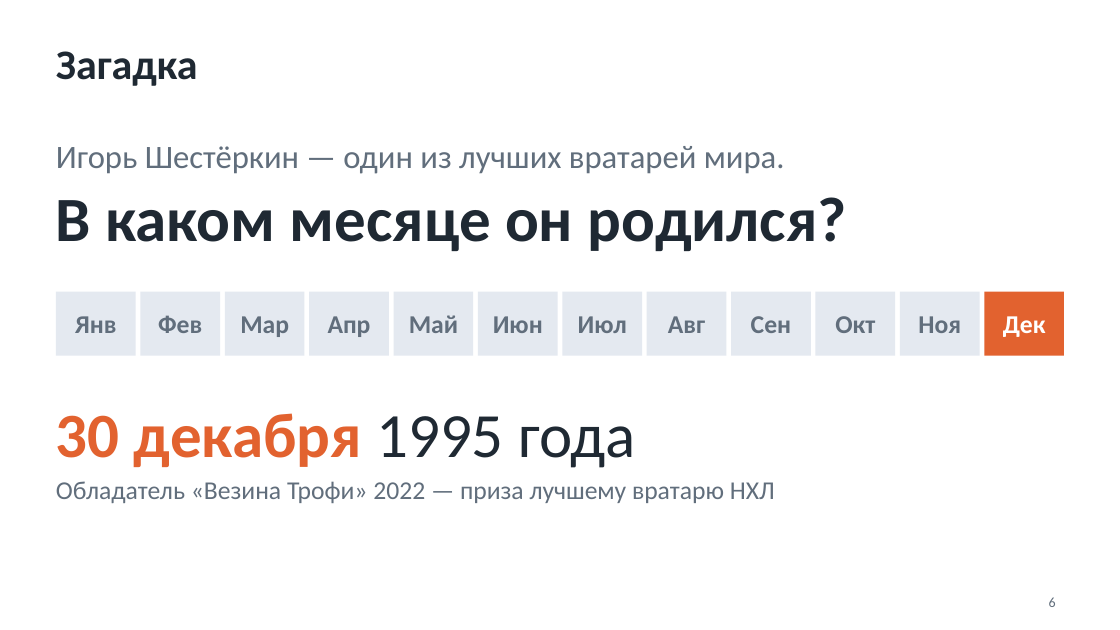
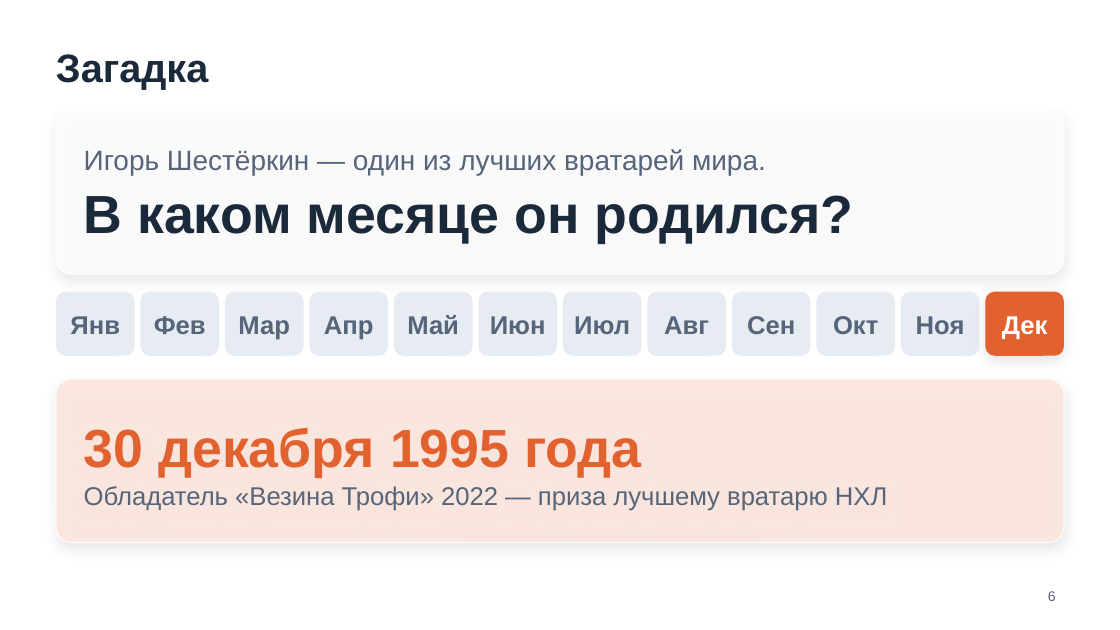
Before and after one commit to benji-hue/projecktmaxim, a slide deck: slide 6 of presentation-simple.pptx. Drawn at 1120x630 pixels with LibreOffice and Linux fonts; fonts in the diff are those of the drawing; background and template pictures are left out. Boxes give left, top, right and bottom in pixels: in the first picture for what was removed or moved away, otherwise in the second. Text is boxed around its words. In the diff, an @@ line names an element or a change of style, - is before the commit and + after.

```diff
--- a/presentation-simple.pptx
+++ b/presentation-simple.pptx
@@ title "Загадка" at (56, 54, 208, 90): size 36 to 34 pt, font Calibri to Arial, text colour #1F2933 to #1B2A3A; vertical alignment top to middle @@
@@ rounded rectangle "Игорь Шестёркин — один из ...": place and size @@
-rounded rectangle "Игорь Шестёркин — один из ..." at (56, 146, 785, 174)
+rounded rectangle "Игорь Шестёркин — один из ..." at (56, 111, 1065, 274)
@@ rounded rectangle "Игорь Шестёркин — один из ..." at (56, 111, 1065, 274): vertical alignment top to middle; fill none to #FFFFFF at 78% opacity; outline none to #FFFFFF 1 pt; shadow on @@
@@ text in rounded rectangle at (84, 149, 766, 175): size 28 to 24 pt, font Calibri to Arial, text colour #616E7C to #56657A in "Игорь Шестёркин — один из лучших вратарей ..." @@
@@ text removed at (56, 197, 846, 251) @@
-В каком месяце он родился?
@@ text in rounded rectangle at (84, 195, 853, 243): paragraph added @@
+В каком месяце он родился?
@@ font Calibri to Arial, text colour #616E7C to #56657A; line spacing 1 to 1.05; rectangle to rounded rectangle; fill #E4E9F0 to #E3E9F1 at 85% opacity in 11 elements at (225, 292, 304, 355), (309, 292, 388, 355), (394, 292, 473, 355), (479, 292, 558, 355), (563, 292, 642, 355), (648, 292, 727, 355), (817, 292, 896, 355), (901, 292, 980, 355), (56, 292, 135, 355), (140, 292, 219, 355), (732, 292, 811, 355) @@
@@ rounded rectangle "Дек" at (986, 292, 1065, 355): font Calibri to Arial; line spacing 1 to 1.05; rectangle to rounded rectangle; shadow on @@
@@ rounded rectangle "30 декабря 1995 года": place and size @@
-rounded rectangle "30 декабря 1995 года" at (56, 481, 775, 503)
+rounded rectangle "30 декабря 1995 года" at (56, 379, 1065, 542)
@@ rounded rectangle "30 декабря 1995 года" at (56, 379, 1065, 542): vertical alignment top to middle; fill none to #FCE6DC at 90% opacity; outline none to #FFFFFF 1 pt; shadow on @@
@@ text removed at (56, 413, 636, 468) @@
-30 декабря 1995 года
@@ text in rounded rectangle at (84, 427, 642, 477): paragraph added @@
+30 декабря 1995 года
@@ text in rounded rectangle at (84, 486, 887, 511): font Calibri to Arial, text colour #616E7C to #56657A in "Обладатель «Везина Трофи» 2022 — приза лучшему ..." @@
@@ page number at (1048, 591, 1056, 601): font Calibri to Arial, text colour #616E7C to #56657A @@
```
Also in this commit, not shown: 11 other slides changed, 5 other files.
